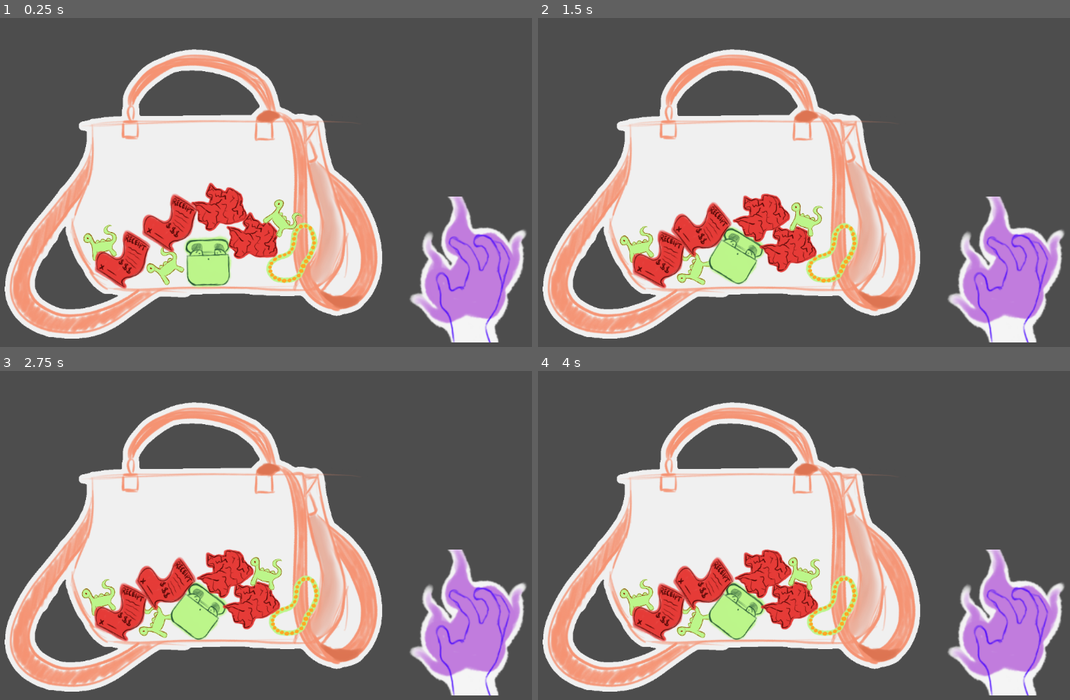
Above: before the commit, frames 1-4 (two rows, left to right).
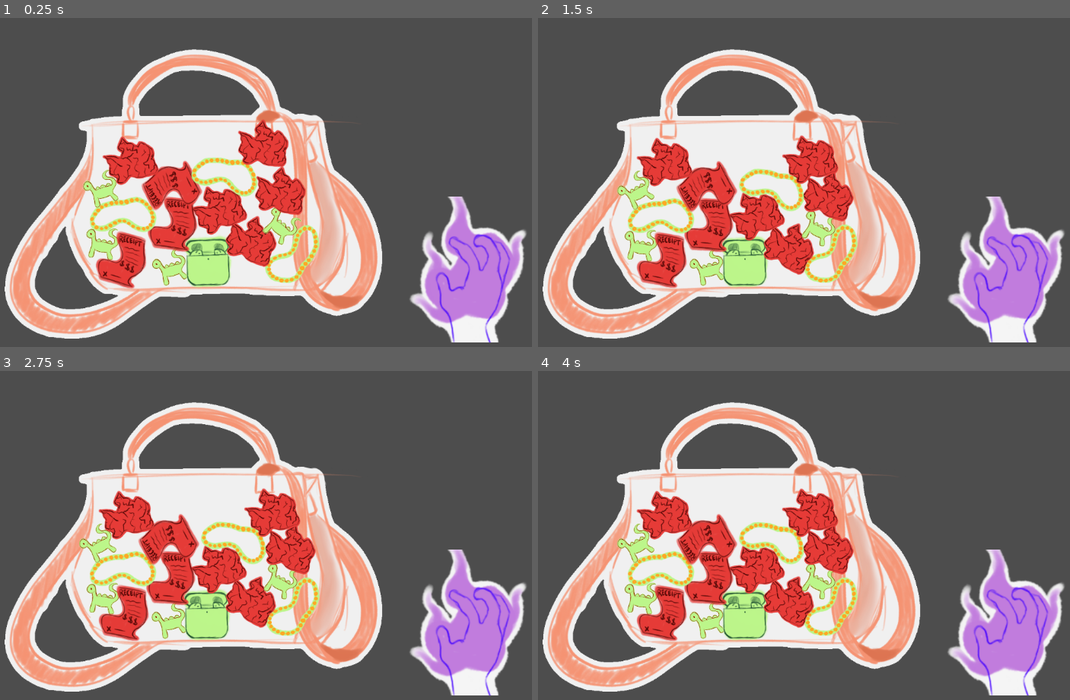
Above: after the commit, the same moments.

Repository: chfranzUCSC/170-prototype-2
Game: Godot game, scene res://main.tscn
The game is run twice, just before and just after one commit, with the same random seed, the same clock (stepped at 60 frames per second) and the same inputs.
Inputs (mouse positions are in pixels of both pictures, inside the frame that each line leads up to):
- Up to frame 1 (0.25 s): no input
- Up to frame 2 (1.5 s): drag from (1006, 284) to (851, 113) at 0.52 s; drag from (671, 205) to (761, 254) at 1.27 s
- Up to frame 3 (2.75 s): tap Enter at 2 s; move the mouse to (313, 466) at 2.02 s; click (313, 466) at 2.17 s
- Up to frame 4 (4 s): tap Space at 2.75 s; drag from (761, 607) to (607, 489) at 2.77 s; tap Enter at 3.5 s; move the mouse to (974, 591) at 3.52 s; click (974, 591) at 3.67 s

The runs differ from the first frame. In frame 1, 9.2% of the frame differs, in the area x 15-61%, y 30-83%; in frame 2, 10%; in frame 3, 10%, in the area x 14-61%, y 35-83%; in frame 4, 10%.

Commit message:
added world boundaries and adjusted item masses

Diff:
--- a/item_receipt.tscn
+++ b/item_receipt.tscn
@@ -4,7 +4,7 @@
 [ext_resource type="Texture2D" uid="uid://dpdjw1mrnahoe" path="res://assets/trash_receipt.png" id="2_j3udo"]
 
 [node name="itemReceipt" instance=ExtResource("1_45bs6")]
-mass = 0.3
+mass = 0.058
 
 [node name="Sprite2D" type="Sprite2D" parent="." index="0"]
 scale = Vector2(0.7, 0.7)
--- a/main.tscn
+++ b/main.tscn
@@ -8,6 +8,8 @@
 [ext_resource type="PackedScene" uid="uid://t2vq757rrwjm" path="res://item_necklace.tscn" id="6_7mycd"]
 [ext_resource type="PackedScene" uid="uid://i5h34r03xsru" path="res://trash_paper.tscn" id="7_272bh"]
 [ext_resource type="PackedScene" uid="uid://6a54mlhw7av6" path="res://item_receipt.tscn" id="8_5vw27"]
+
+[sub_resource type="WorldBoundaryShape2D" id="WorldBoundaryShape2D_5vw27"]
 
 [node name="Main" type="Node2D"]
 
@@ -31,42 +33,83 @@
 offset_right = 1061.0
 offset_bottom = 618.0
 script = ExtResource("2_0xm2m")
-chosen_item = NodePath("../itemAirpods")
+chosen_item = NodePath("../item container/itemAirpods")
 
 [node name="Sprite2D" type="Sprite2D" parent="Control"]
 position = Vector2(75, 78)
 scale = Vector2(1.305, 1.385)
 texture = ExtResource("5_lquwl")
 
-[node name="itemDino" parent="." instance=ExtResource("4_1bvp3")]
+[node name="item container" type="Node2D" parent="."]
+
+[node name="itemDino" parent="item container" instance=ExtResource("4_1bvp3")]
 position = Vector2(288, 405)
 
-[node name="itemDino2" parent="." instance=ExtResource("4_1bvp3")]
+[node name="itemDino2" parent="item container" instance=ExtResource("4_1bvp3")]
 position = Vector2(411, 472.00003)
 rotation = -0.5246694
 
-[node name="itemAirpods" parent="." instance=ExtResource("5_7mycd")]
+[node name="itemAirpods" parent="item container" instance=ExtResource("5_7mycd")]
 position = Vector2(495, 450)
 
-[node name="itemNecklace" parent="." instance=ExtResource("6_7mycd")]
+[node name="itemNecklace" parent="item container" instance=ExtResource("6_7mycd")]
 position = Vector2(641.00006, 444)
 rotation = 1.334508
 
-[node name="trashPaper" parent="." instance=ExtResource("7_272bh")]
+[node name="trashPaper" parent="item container" instance=ExtResource("7_272bh")]
 position = Vector2(577, 412)
 
-[node name="itemReceipt" parent="." instance=ExtResource("8_5vw27")]
+[node name="itemReceipt" parent="item container" instance=ExtResource("8_5vw27")]
 position = Vector2(333, 450.99997)
 rotation = 0.8380431
 
-[node name="trashPaper2" parent="." instance=ExtResource("7_272bh")]
+[node name="trashPaper2" parent="item container" instance=ExtResource("7_272bh")]
 position = Vector2(512, 350)
 rotation = -0.23870192
 
-[node name="itemReceipt2" parent="." instance=ExtResource("8_5vw27")]
+[node name="itemReceipt2" parent="item container" instance=ExtResource("8_5vw27")]
 position = Vector2(426, 392.00003)
 rotation = 0.8436536
 
-[node name="itemDino3" parent="." instance=ExtResource("4_1bvp3")]
+[node name="itemDino3" parent="item container" instance=ExtResource("4_1bvp3")]
 position = Vector2(630, 376)
 rotation = 0.9657141
+
+[node name="itemNecklace2" parent="item container" instance=ExtResource("6_7mycd")]
+position = Vector2(329.99997, 363.99997)
+rotation = -1.1740112
+
+[node name="trashPaper3" parent="item container" instance=ExtResource("7_272bh")]
+position = Vector2(626, 305)
+
+[node name="itemReceipt3" parent="item container" instance=ExtResource("8_5vw27")]
+position = Vector2(424, 302)
+rotation = 4.280668
+
+[node name="itemDino4" parent="item container" instance=ExtResource("4_1bvp3")]
+position = Vector2(290, 309)
+
+[node name="itemNecklace3" parent="item container" instance=ExtResource("6_7mycd")]
+position = Vector2(528, 283)
+rotation = -0.6471681
+
+[node name="trashPaper4" parent="item container" instance=ExtResource("7_272bh")]
+position = Vector2(337, 254)
+
+[node name="trashPaper5" parent="item container" instance=ExtResource("7_272bh")]
+position = Vector2(592, 212)
+
+[node name="StaticBody2D" type="StaticBody2D" parent="."]
+
+[node name="CollisionShape2D" type="CollisionShape2D" parent="StaticBody2D"]
+position = Vector2(0, 648)
+shape = SubResource("WorldBoundaryShape2D_5vw27")
+
+[node name="CollisionShape2D2" type="CollisionShape2D" parent="StaticBody2D"]
+rotation = 1.5707964
+shape = SubResource("WorldBoundaryShape2D_5vw27")
+
+[node name="CollisionShape2D3" type="CollisionShape2D" parent="StaticBody2D"]
+position = Vector2(1152, 0)
+rotation = -1.5707964
+shape = SubResource("WorldBoundaryShape2D_5vw27")
--- a/trash_paper.tscn
+++ b/trash_paper.tscn
@@ -4,7 +4,7 @@
 [ext_resource type="Texture2D" uid="uid://cpqayg8x82yno" path="res://assets/trash_paper.png" id="2_kfl30"]
 
 [node name="trashPaper" instance=ExtResource("1_joe6g")]
-mass = 0.3
+mass = 0.074
 
 [node name="Sprite2D" type="Sprite2D" parent="." index="0"]
 scale = Vector2(0.6, 0.6)
Not shown: 1 places in main.tscn that only renumber resources
